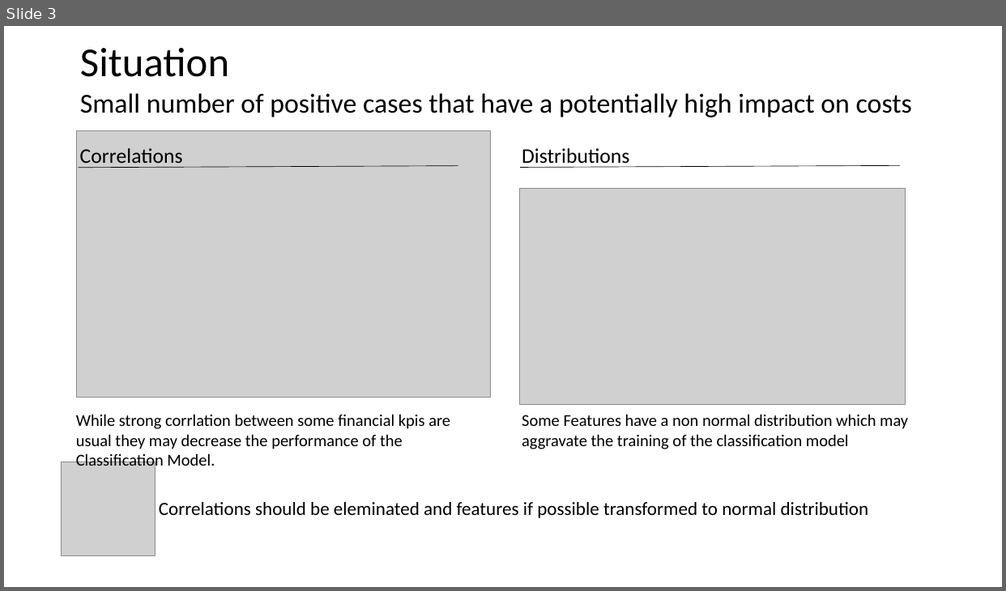
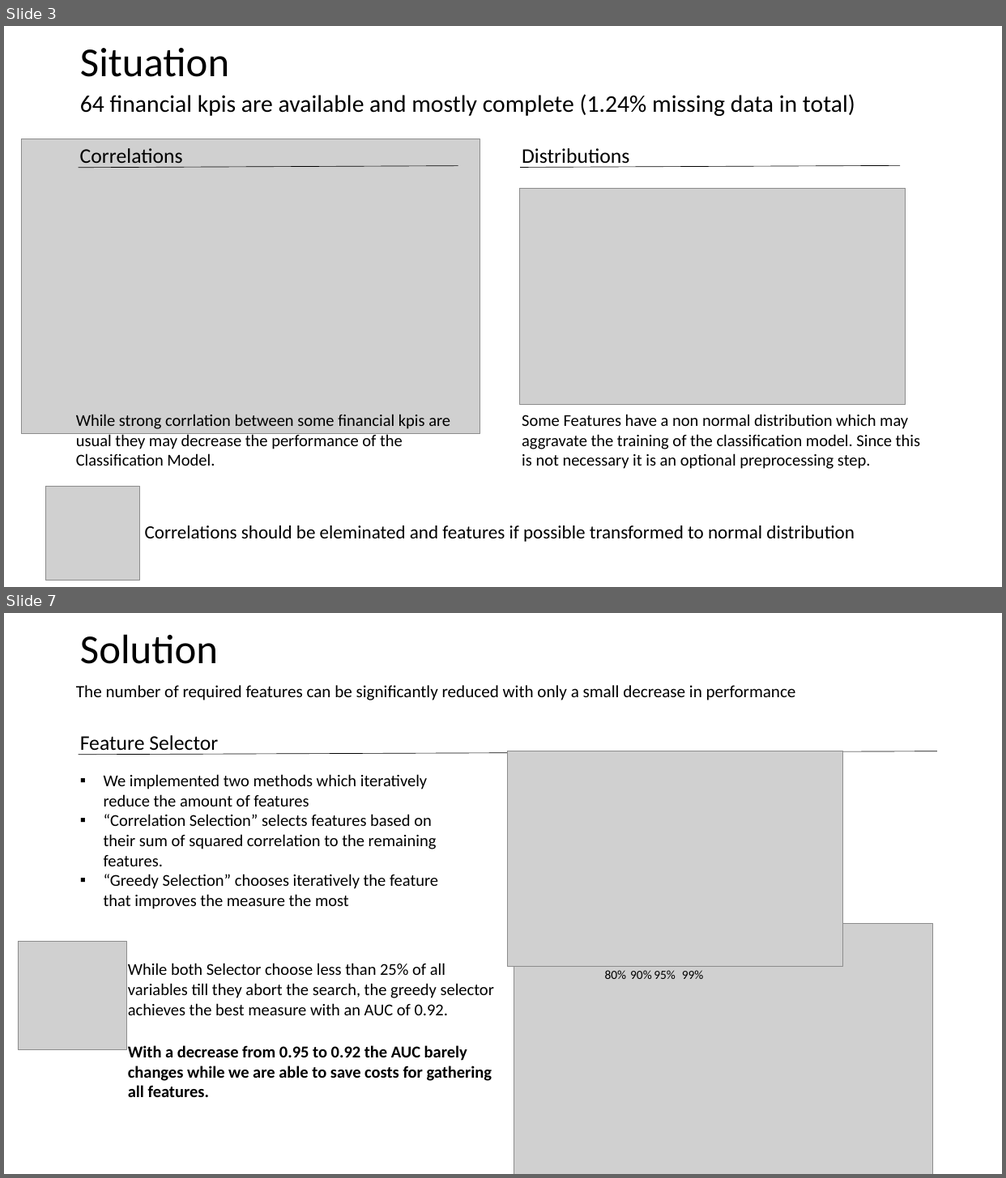
Before and after one commit to FelixKleineBoesing/InsolvencyPred, a slide deck: docs/final_presentation.pptx. Shown one above the other, each under a label of ours: slide 3 before the commit, slides 3 and 7 after it; the slides between them are not shown. The pictures are 1006x591 and 1006x1178 pixels, drawn with LibreOffice and Linux fonts; fonts in the diff are those of the drawing; grey boxes stand for pictures. Boxes give left, top, right and bottom in pixels: in the first picture for what was removed or moved away, otherwise in the second. Text is boxed around its words. In the diff, an @@ line names an element or a change of style, - is before the commit and + after.

```diff
--- a/docs/final_presentation.pptx
+++ b/docs/final_presentation.pptx
@@ slide 7 added at box(4, 613, 1002, 1174), background #FFFFFF @@
@@ title added at box(80, 634, 218, 664), 39.6 pt, text #000000 @@
+Solution
@@ text added at box(76, 685, 796, 700), 16.5 pt, text #000000 @@
+The number of required features can be significantly reduced with only a small decrease in performance
@@ line added from (78, 755) to (938, 752), #000000 0.5 pt @@
@@ text added at box(80, 735, 218, 755), 20 pt, text #000000 @@
+Feature Selector
@@ picture added at box(508, 752, 842, 967) @@
@@ text added at box(104, 774, 438, 909), 16 pt, text #000000 @@
+▪ We implemented two methods which iteratively reduce the amount of features
+▪ “Correlation Selection” selects features based on their sum of squared correlation to the remaining features.
+▪ “Greedy Selection” chooses iteratively the feature that improves the measure the most
@@ picture added at box(514, 924, 934, 1174) @@
@@ picture added at box(19, 942, 127, 1050) @@
@@ text added at box(128, 963, 494, 1097), 16 pt, text #000000 @@
+While both Selector choose less than 25% of all variables till they abort the search, the greedy selector achieves the best measure with an AUC of 0.92.
+With a decrease from 0.95 to 0.92 the AUC barely changes while we are able to save costs for gathering all features.
@@ text added at box(605, 970, 627, 979), 12 pt, text #000000 @@
+80%
@@ text added at box(630, 970, 652, 979), 12 pt, text #000000 @@
+90%
@@ text added at box(654, 970, 675, 979), 12 pt, text #000000 @@
+95%
@@ text added at box(682, 970, 704, 979), 12 pt, text #000000 @@
+99%
@@ slide 3 changed as well @@
@@ text at box(80, 94, 855, 116): text changed; size 26.4 to 23.1 pt @@
-Small number of positive cases that have a potentially high impact on costs
+64 financial kpis are available and mostly complete (1.24% missing data in total)
@@ picture: place and size @@
-picture at box(77, 131, 491, 398)
+picture at box(22, 139, 480, 433)
@@ text at box(522, 414, 920, 469): text changed @@
-Some Features have a non normal distribution which may aggravate the training of the classification model
+Some Features have a non normal distribution which may aggravate the training of the classification model. Since this is not necessary it is an optional preprocessing step.
@@ picture: place and size @@
-picture at box(61, 463, 155, 557)
+picture at box(45, 486, 139, 581)
@@ text "Correlations should be eleminated and ...": place and size @@
-text "Correlations should be eleminated and ..." at box(159, 502, 869, 518)
+text "Correlations should be eleminated and ..." at box(145, 526, 854, 542)
```
Also in this commit, not shown: 3 other slides changed, 5 other slides added, 4 slides removed, 3 other files.
